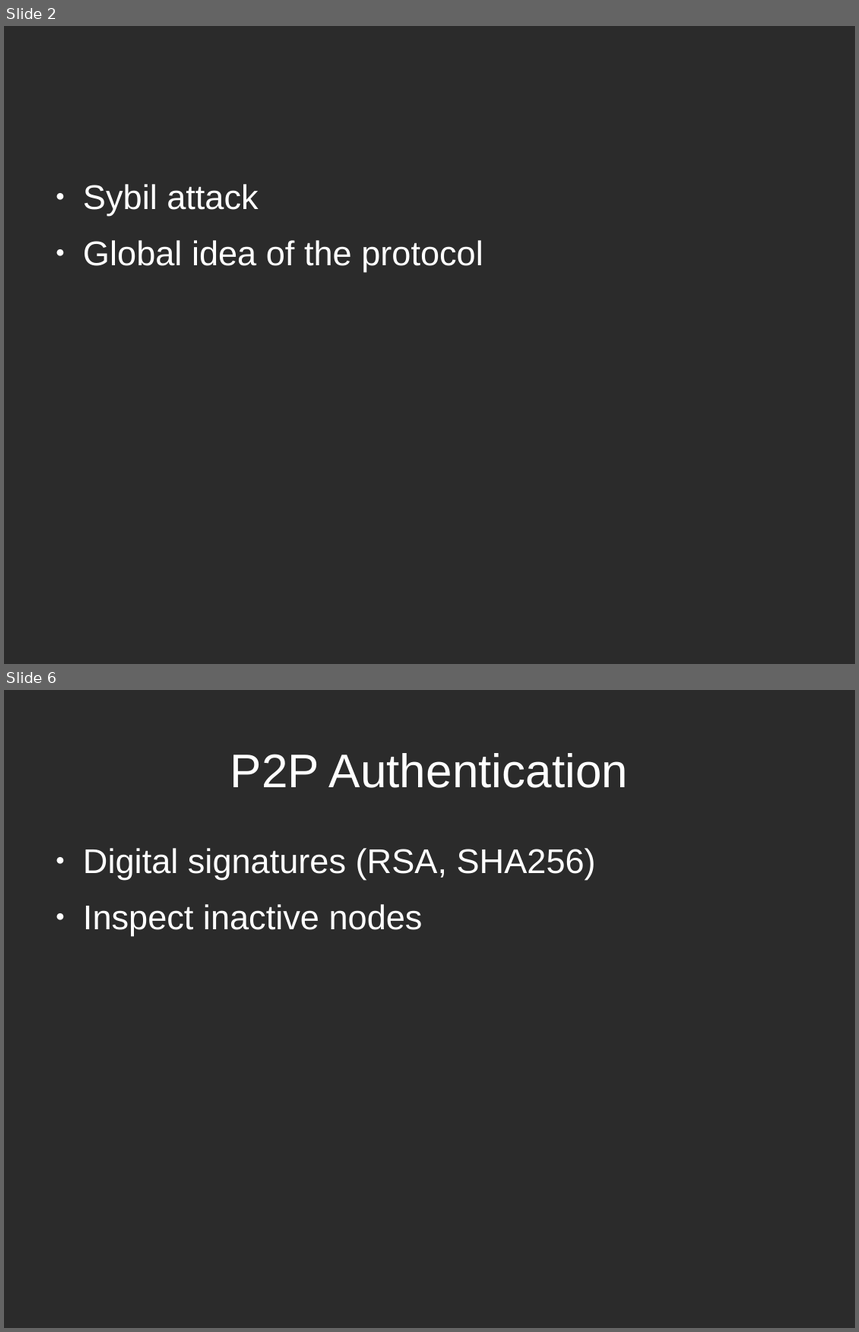
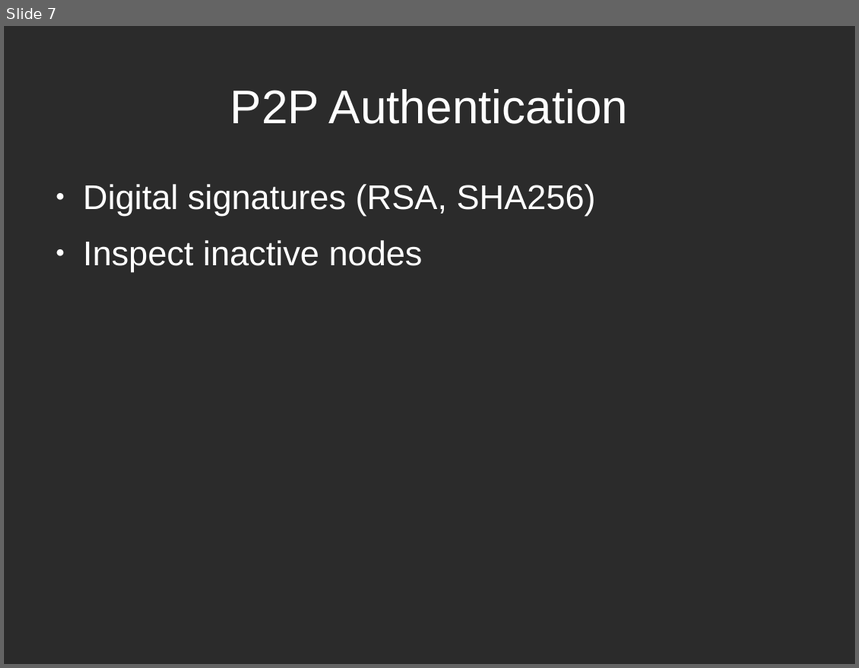
Before and after one commit to mthambipillai/blockchainSybilAttackResistance, a slide deck: BlockchainSybilAttack.odp. Shown one above the other, each under a label of ours: slides 2 and 6 before the commit, slide 7 after it; the slides between them are not shown. The pictures are 859x1332 and 859x668 pixels, drawn with LibreOffice and Linux fonts; fonts in the diff are those of the drawing; background and template pictures are left out; a plain dark background stands for a picture behind light text. Boxes give left, top, right and bottom in pixels: in the first picture for what was removed or moved away, otherwise in the second. Text is boxed around its words. In the diff, an @@ line names an element or a change of style, - is before the commit and + after.

```diff
--- a/BlockchainSybilAttack.odp
+++ b/BlockchainSybilAttack.odp
@@ slide 2 removed at bbox=[4, 26, 855, 664], background picture (left out) @@
@@ text removed at bbox=[83, 184, 484, 272] @@
-● Sybil attack
-● Global idea of the protocol
@@ what was slide 6 is now slide 7 @@
```
Also in this commit, not shown: 2 slides changed, 4 slides added, 2 other slides removed, 1 other file.
